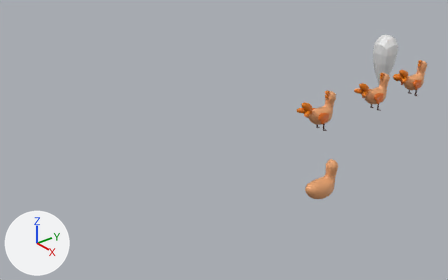
The Blender file Assets/Art/Models/poule.blend as it was, and as the next commit left it.
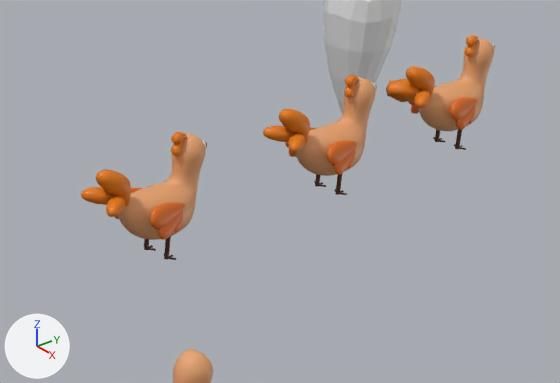
The first picture shows the older version from a 50 mm lens placed at (9.22, -10.17, 6.36), pointed at (-0.99, -2.16, -0.02). The close-ups show both versions on the part from 60% to 100% of the width and 17% to 61% of the height of that picture; other places that the commit changed are outside them. Every picture has the same lights, and +X, +Y and +Z are marked at lower left.
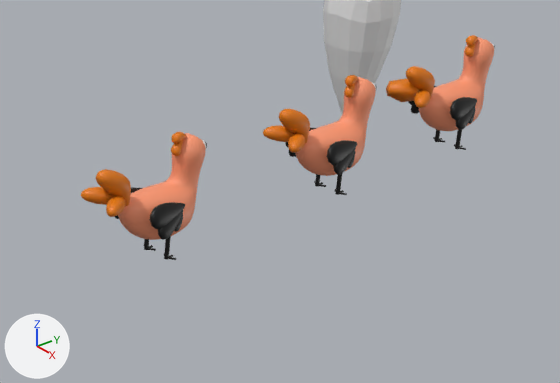
Changed parts and their boxes [x1, y1, x2, y2] in the close-ups (560 x 383 px):
'Cube.032', recoloured
    both: [406, 36, 495, 149]
'Cube', recoloured
    both: [118, 133, 205, 240]
'Cube.013', recoloured
    both: [296, 77, 375, 176]
'Cube.002', recoloured, moved (not visible afterwards)
    before: [173, 349, 213, 383]
'Cube.015', recoloured (orange to black)
    both: [131, 187, 185, 229]
'Cube.029', recoloured (orange to black)
    both: [285, 128, 357, 165]
'Cube.016', recoloured
    both: [115, 210, 183, 240]
'Cube.030', recoloured
    both: [289, 147, 356, 175]
'Cube.017', recoloured
    both: [174, 214, 183, 232]
'Cube.031', recoloured
    both: [348, 152, 356, 168]
'Cube.003', recoloured
    both: [201, 139, 206, 148]

The edits, one by one:
Material 'Material' (mat_material) changes colour from orange #e7a36f to orange #ff9b74; in linear values from (0.8, 0.367, 0.16) to (1.0, 0.328, 0.174).
Material 'Material.009' (mat_material_009) changes colour from orange #e77015 to black #000000; in linear values from (0.8, 0.161, 0.00743) to (0.0, 0.0, 0.0).
Object 'Cube.002' (ob_cube_002) moves from (1.96, -2.01, 0.0) to (-0.003, -7.063, 0.0).
